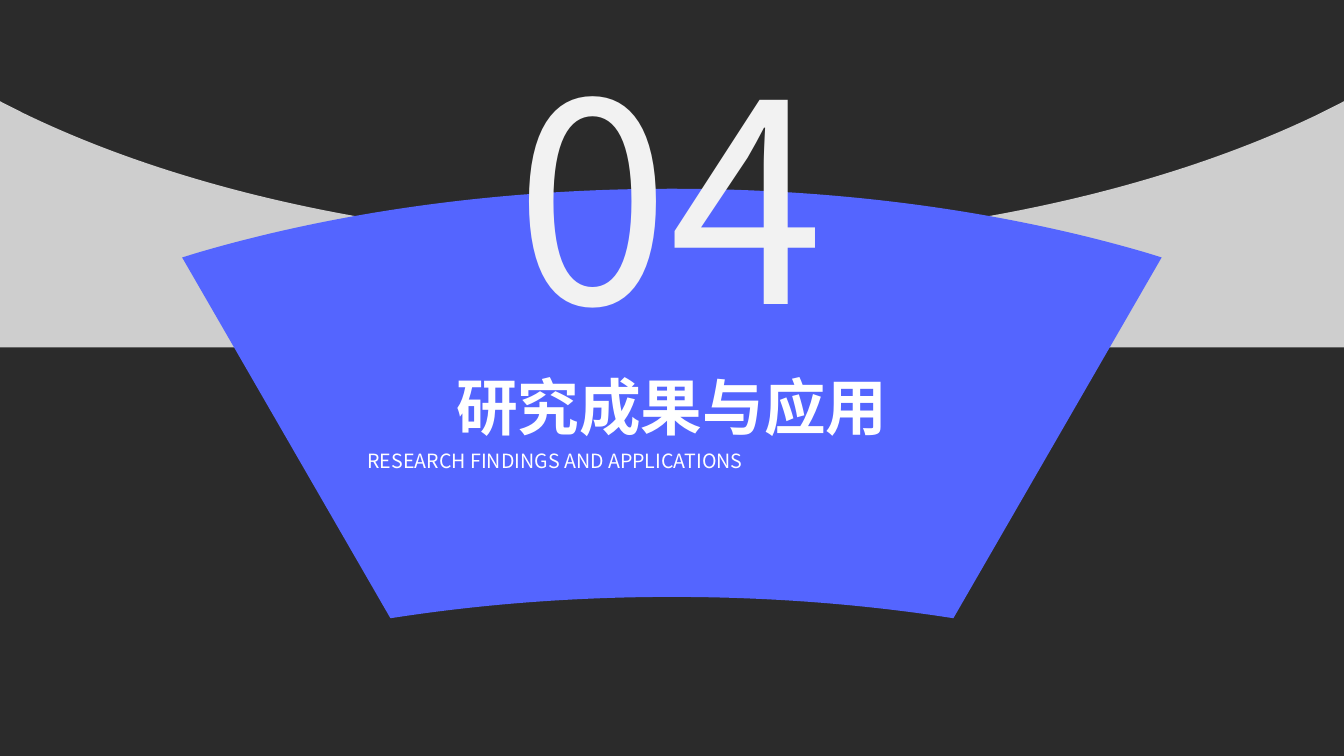
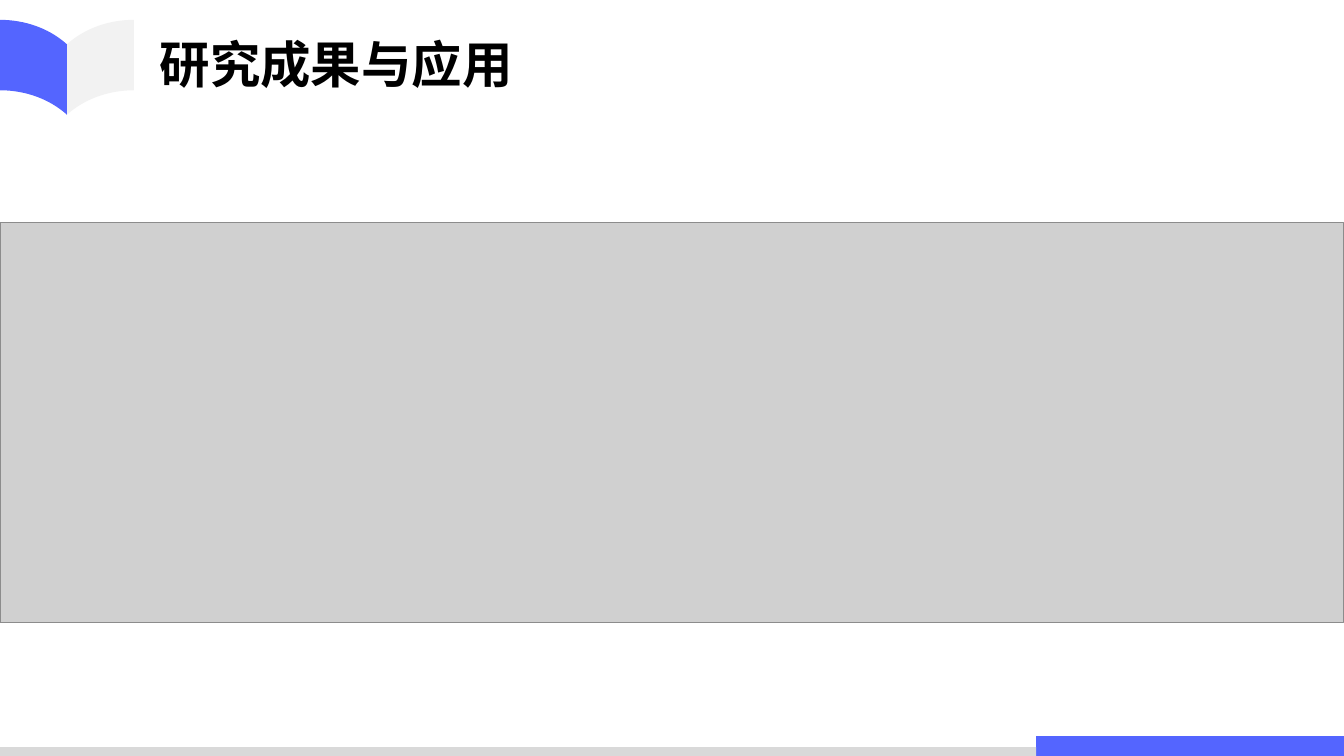
Before and after one commit to ahulh-acmlab/group_report, a slide deck: slide 16 of 2021-4-21/EfficientNetV2.pptx (slide 19 before the commit). Drawn at 1344x756 pixels with LibreOffice and Linux fonts; fonts in the diff are those of the drawing; grey boxes stand for pictures; background and template pictures are left out; a plain dark background stands for a picture behind light text. Boxes give left, top, right and bottom in pixels: in the first picture for what was removed or moved away, otherwise in the second. Text is boxed around its words. In the diff, an @@ line names an element or a change of style, - is before the commit and + after.

Commit message:
ppt done

```diff
--- a/2021-4-21/EfficientNetV2.pptx
+++ b/2021-4-21/EfficientNetV2.pptx
@@ background picture (left out) to #FFFFFF @@
@@ freeform shape added at bbox=[0, 20, 67, 115], fill #5465FF @@
@@ freeform shape added at bbox=[67, 20, 133, 115], fill #F2F2F2 @@
@@ freeform shape removed at bbox=[182, 0, 1266, 756] @@
@@ text removed at bbox=[515, 22, 824, 308] @@
-04
@@ text "研究成果与应用": place and size @@
-text "研究成果与应用" at bbox=[456, 377, 887, 436]
+text "研究成果与应用" at bbox=[160, 39, 513, 88]
@@ text "研究成果与应用" at bbox=[160, 39, 513, 88]: size 44 to 36 pt, text colour #FFFFFF to #000000; alignment centre to left; vertical alignment top to middle @@
@@ freeform shape removed at bbox=[0, 101, 1344, 347] @@
@@ picture added at bbox=[0, 222, 1344, 622] @@
@@ text removed at bbox=[367, 453, 742, 468] @@
-RESEARCH FINDINGS AND APPLICATIONS
@@ rectangle added at bbox=[0, 747, 1036, 756], fill #D9D9D9 @@
@@ rectangle added at bbox=[1036, 736, 1344, 756], fill #5465FF @@
```
Also in this commit, not shown: 4 other slides changed, 12 slides added, 22 slides removed, 2 other files.
